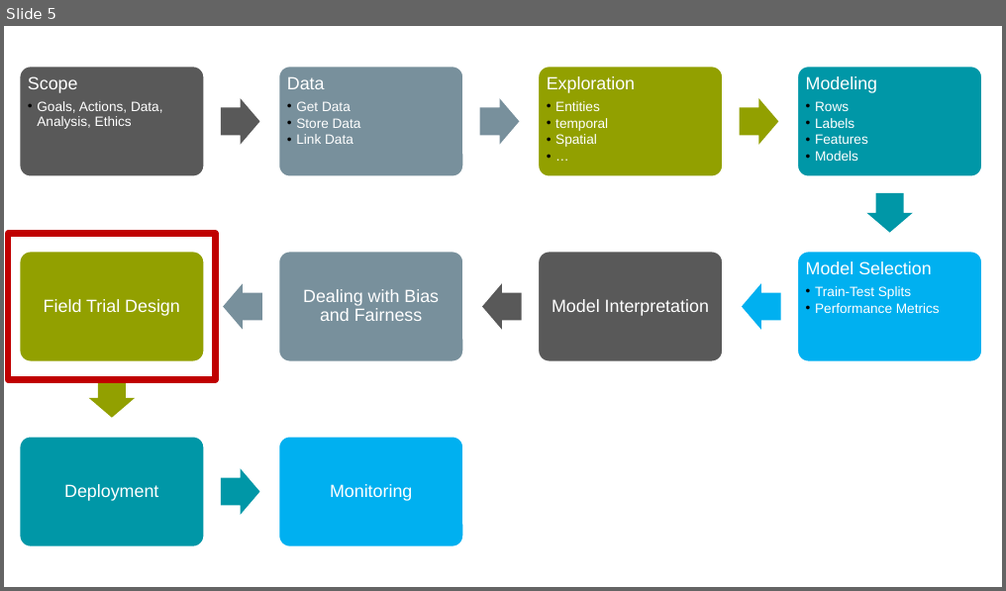
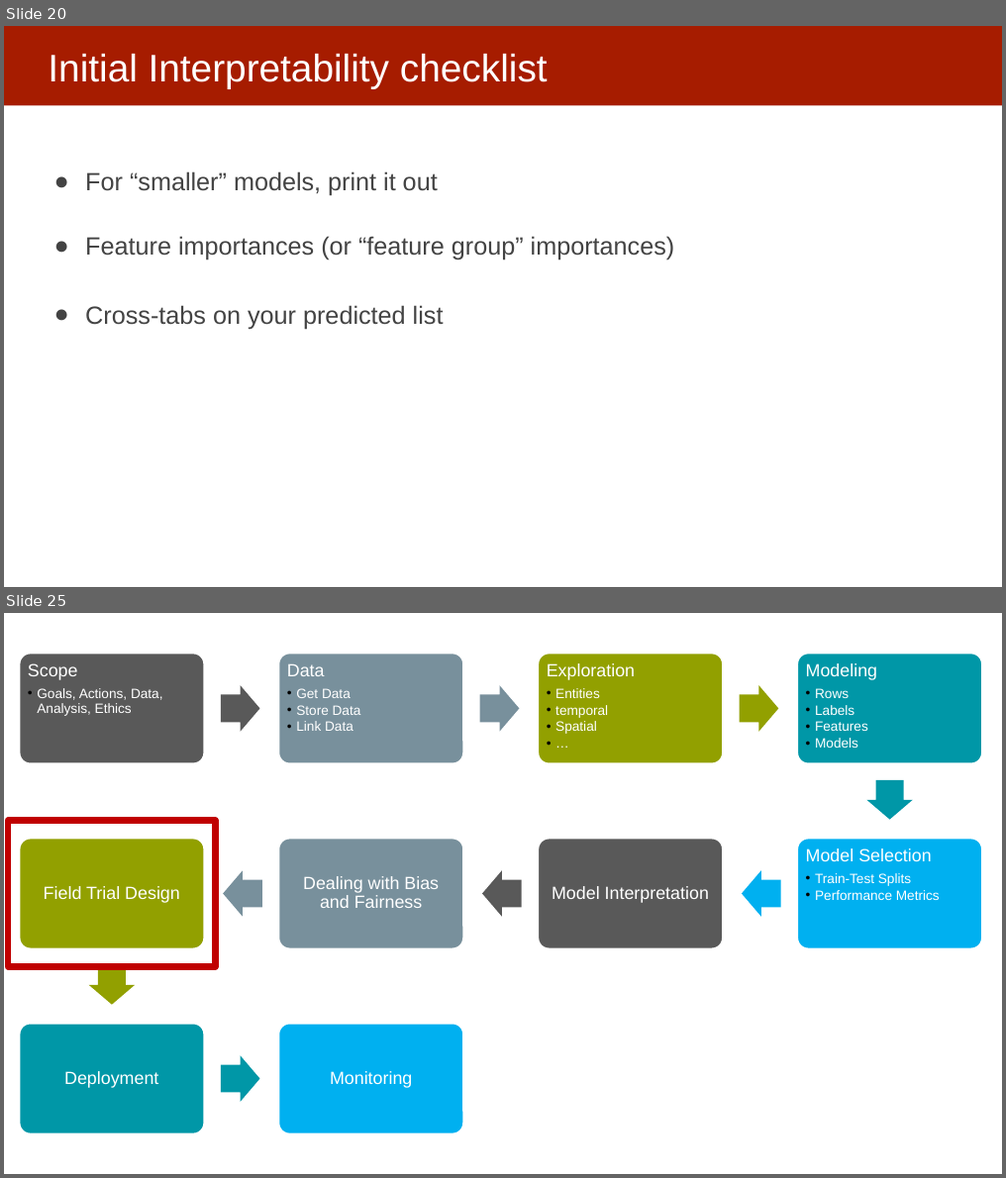
Before and after one commit to dssg/mlforpublicpolicylab, a slide deck: 14 - Presentations and Wrap-Up/causal inference.pptx. Shown one above the other, each under a label of ours: slide 5 before the commit, slides 20 and 25 after it; the slides between them are not shown. The pictures are 1006x591 and 1006x1178 pixels, drawn with LibreOffice and Linux fonts; fonts in the diff are those of the drawing. Boxes give left, top, right and bottom in pixels: in the first picture for what was removed or moved away, otherwise in the second. Text is boxed around its words. In the diff, an @@ line names an element or a change of style, - is before the commit and + after.

```diff
--- a/14 - Presentations and Wrap-Up/causal inference.pptx
+++ b/14 - Presentations and Wrap-Up/causal inference.pptx
@@ slide 20 added at box(4, 26, 1002, 587), background #FFFFFF @@
@@ rectangle added at box(4, 26, 1002, 105), fill #A61C00 @@
@@ title added at box(48, 54, 548, 88), 37 pt, text #FFFFFF @@
+Initial Interpretability checklist
@@ text added at box(85, 172, 675, 330), 24 pt, text #434343 @@
+● For “smaller” models, print it out
+● Feature importances (or “feature group” importances)
+● Cross-tabs on your predicted list
@@ what was slide 5 is now slide 25 @@
```
Also in this commit, not shown: 3 slides changed, 19 other slides added.
